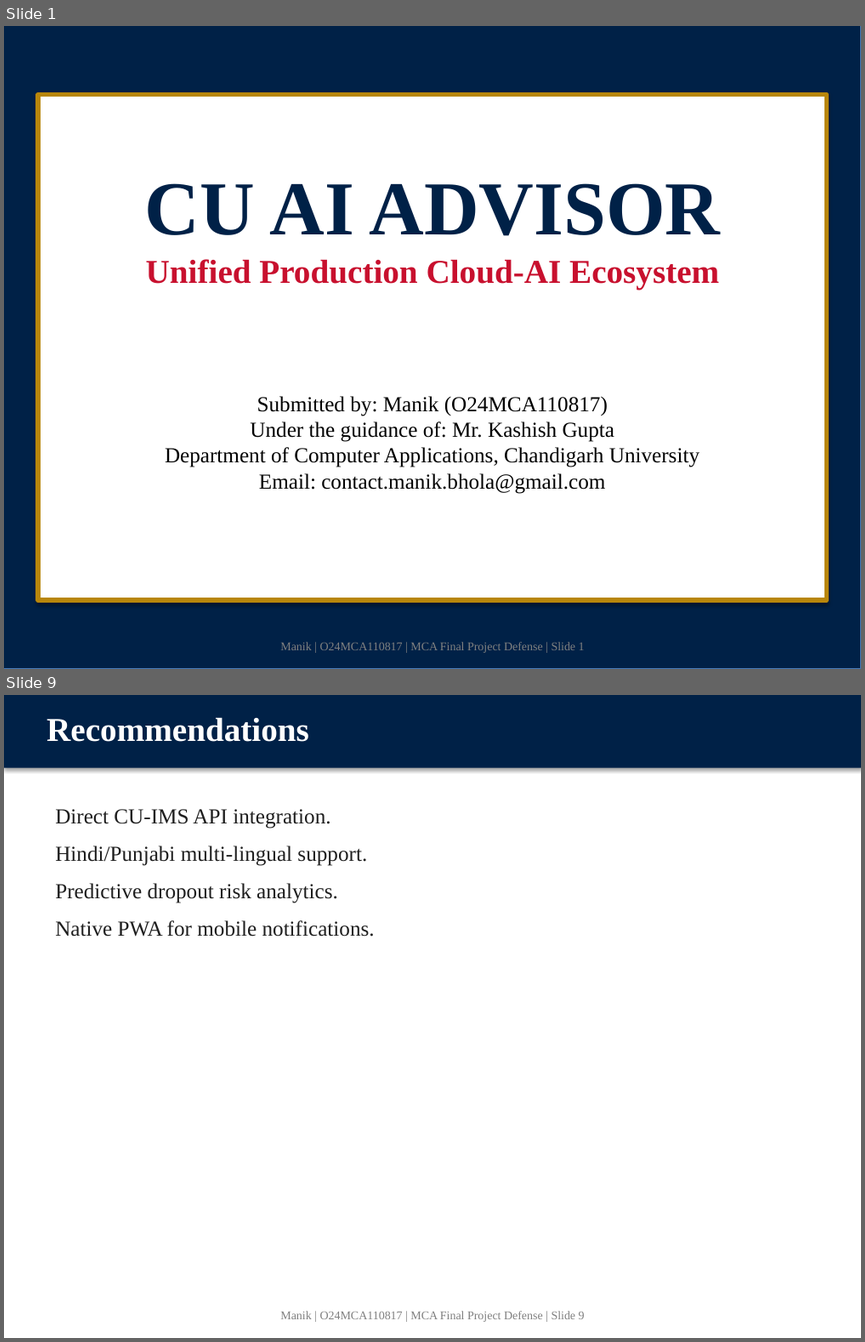
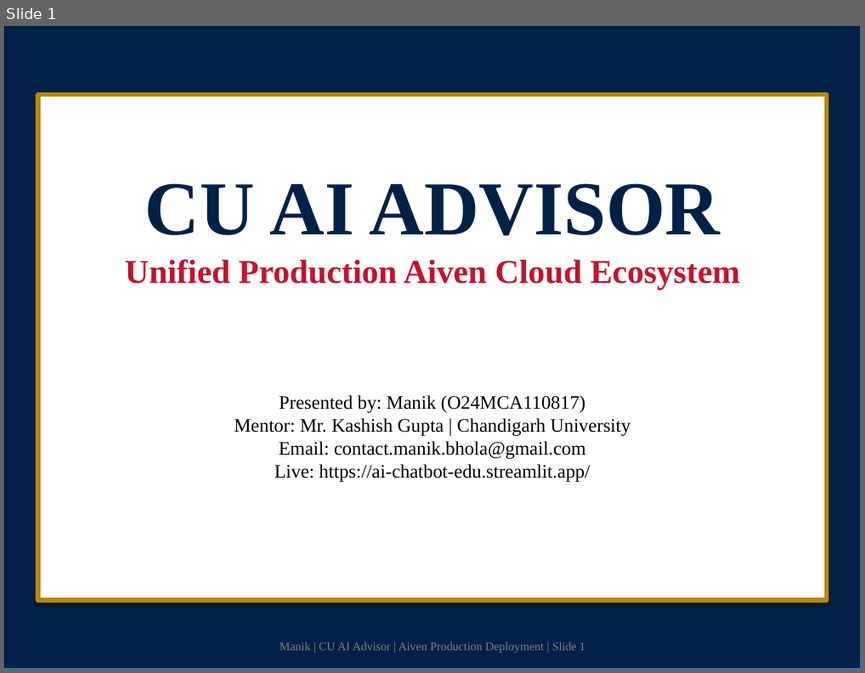
Before and after one commit to manikbholaji/ai-chatbot, a slide deck: CU_AI_Advisor_FINAL_MASTER.pptx. Shown one above the other, each under a label of ours: slides 1 and 9 before the commit, slide 1 after it; the slides between them are not shown. The pictures are 865x1342 and 865x673 pixels, drawn with LibreOffice and Linux fonts; fonts in the diff are those of the drawing. Boxes give left, top, right and bottom in pixels: in the first picture for what was removed or moved away, otherwise in the second. Text is boxed around its words. In the diff, an @@ line names an element or a change of style, - is before the commit and + after.

Commit message:
docs: finalize all deliverables with unified production architecture and Aiven cloud deployment details

```diff
--- a/CU_AI_Advisor_FINAL_MASTER.pptx
+++ b/CU_AI_Advisor_FINAL_MASTER.pptx
@@ slide 9 removed at bbox=[4, 695, 861, 1338], background #FFFFFF @@
@@ rectangle removed at bbox=[4, 695, 861, 768] @@
@@ text removed at bbox=[46, 717, 309, 742] @@
-Recommendations
@@ text removed at bbox=[55, 809, 375, 936] @@
-Direct CU-IMS API integration.
-Hindi/Punjabi multi-lingual support.
-Predictive dropout risk analytics.
-Native PWA for mobile notifications.
@@ text removed at bbox=[280, 1310, 585, 1321] @@
-Manik | O24MCA110817 | MCA Final Project Defense | Slide 9
@@ slide 1 changed as well @@
@@ text at bbox=[125, 259, 740, 290]: text changed @@
-Unified Production Cloud-AI Ecosystem
+Unified Production Aiven Cloud Ecosystem
@@ text at bbox=[234, 395, 630, 482]: text changed; size 18 to 16 pt @@
-Submitted by: Manik (O24MCA110817)
-Under the guidance of: Mr. Kashish Gupta
-Department of Computer Applications, Chandigarh University
-Email: contact.manik.bhola@gmail.com
+Presented by: Manik (O24MCA110817)
+Mentor: Mr. Kashish Gupta | Chandigarh University
+Email: contact.manik.bhola@gmail.com
+Live: https://ai-chatbot-edu.streamlit.app/
@@ text at bbox=[279, 641, 585, 652]: text changed @@
-Manik | O24MCA110817 | MCA Final Project Defense | Slide 1
+Manik | CU AI Advisor | Aiven Production Deployment | Slide 1
```
Also in this commit, not shown: 1 other slide changed, 3 slides added, 8 other slides removed, 1 other file.
